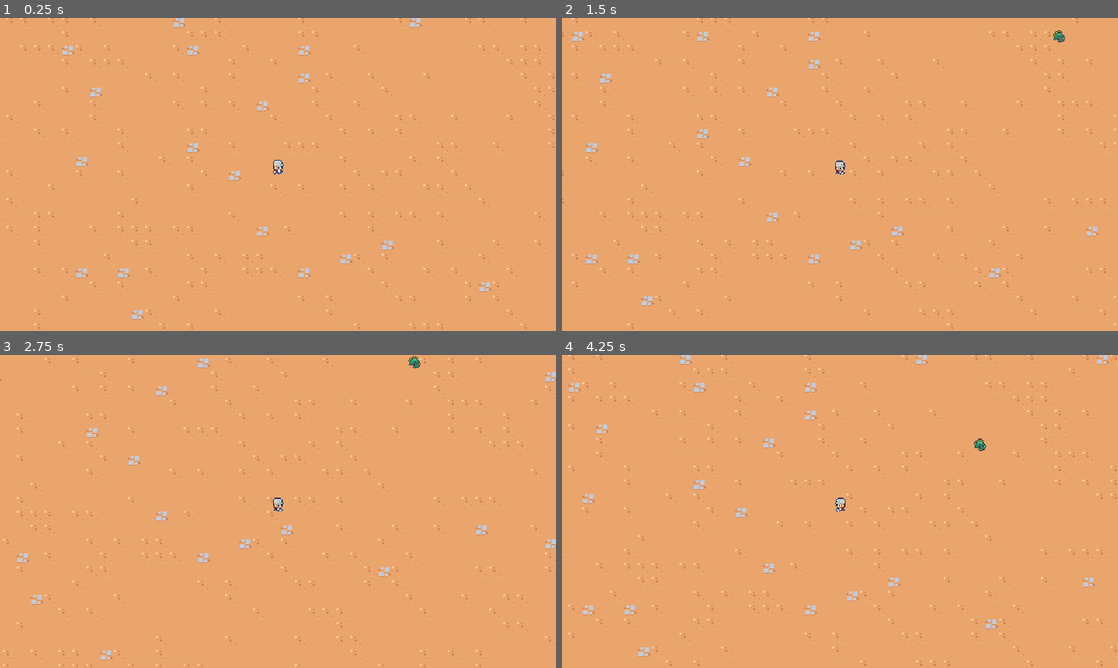
Above: before the commit, frames 1-4 (two rows, left to right).
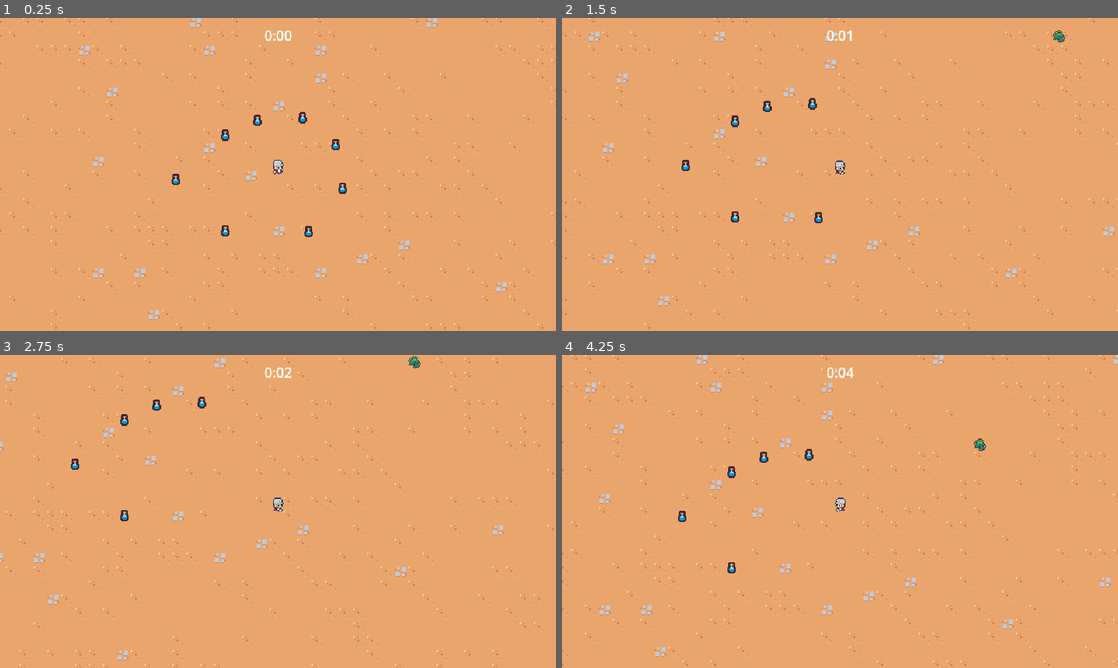
Above: after the commit, the same moments.

Repository: vhtargino/alien-cafe-project
Game: Godot game, scene res://scenes/main/main.tscn
The game is run twice, just before and just after one commit, with the same random seed, the same clock (stepped at 60 frames per second) and the same inputs.
Inputs:
- Up to frame 1 (0.25 s): no input
- Up to frame 2 (1.5 s): tap Enter at 0.5 s; hold D (move_right) 0.53-1.28 s; hold S (move_down) from 1.28 s (still down)
- Up to frame 3 (2.75 s): release S (move_down) at 2.03 s; hold D (move_right) from 2.03 s (still down)
- Up to frame 4 (4.25 s): release D (move_right) at 2.78 s; hold W (move_up) 2.78-3.53 s; hold A (move_left) from 3.53 s (still down)

The runs differ from the first frame. In frame 1, 4.5% of the frame differs, in the area x 0-100%, y 0-100%; in frame 2, 4.2%; in frame 3, 3.9%; in frame 4, 4.5%.

Commit message:
Implementação de arma e experiência

Diff:
--- a/project.godot
+++ b/project.godot
@@ -12,9 +12,13 @@
 
 config/name="2DSurvivorsCourse"
 run/main_scene="res://scenes/main/main.tscn"
-config/features=PackedStringArray("4.3", "GL Compatibility")
+config/features=PackedStringArray("4.4", "GL Compatibility")
 run/max_fps=60
 config/icon="res://icon.svg"
+
+[autoload]
+
+GameEvents="*res://scenes/autoload/game_events.tscn"
 
 [display]
 
@@ -56,9 +60,11 @@
 2d_physics/layer_1="Terrain"
 2d_physics/layer_2="Player"
 2d_physics/layer_3="Enemy"
+2d_physics/layer_5="PlayerPickup"
 
 [rendering]
 
 textures/canvas_textures/default_texture_filter=0
 renderer/rendering_method="gl_compatibility"
 renderer/rendering_method.mobile="gl_compatibility"
+2d/snap/snap_2d_transforms_to_pixel=true
--- a/resources/main_char_sprites.tres
+++ b/resources/main_char_sprites.tres
@@ -1,6 +1,6 @@
 [gd_resource type="SpriteFrames" load_steps=5 format=3 uid="uid://dagtd40gw1ynx"]
 
-[ext_resource type="Texture2D" uid="uid://domuau8dcph1w" path="res://scenes/player/sprite-sheet-joe-ebaristo.png" id="1_aniqh"]
+[ext_resource type="Texture2D" uid="uid://domuau8dcph1w" path="res://scenes/game_object/player/sprite-sheet-joe-ebaristo.png" id="1_aniqh"]
 
 [sub_resource type="AtlasTexture" id="AtlasTexture_b7uy3"]
 atlas = ExtResource("1_aniqh")
--- a/scenes/ability/sword_ability/sword_ability.tscn
+++ b/scenes/ability/sword_ability/sword_ability.tscn
@@ -98,8 +98,8 @@
 
 [sub_resource type="AnimationLibrary" id="AnimationLibrary_emvoa"]
 _data = {
-"RESET": SubResource("Animation_rt8lm"),
-"swing": SubResource("Animation_8siol")
+&"RESET": SubResource("Animation_rt8lm"),
+&"swing": SubResource("Animation_8siol")
 }
 
 [sub_resource type="RectangleShape2D" id="RectangleShape2D_ungnb"]
@@ -109,18 +109,16 @@
 
 [node name="AnimationPlayer" type="AnimationPlayer" parent="."]
 libraries = {
-"": SubResource("AnimationLibrary_emvoa")
+&"": SubResource("AnimationLibrary_emvoa")
 }
 autoplay = "swing"
 
 [node name="Sprite2D" type="Sprite2D" parent="."]
-position = Vector2(-12, 0)
 texture = ExtResource("1_qpm16")
 offset = Vector2(0, -4)
 flip_h = true
 
 [node name="Area2D" type="Area2D" parent="."]
-position = Vector2(-12, 0)
 collision_layer = 4
 collision_mask = 0
 
--- a/scenes/ability/sword_ability_controller/sword_ability_controller.gd
+++ b/scenes/ability/sword_ability_controller/sword_ability_controller.gd
@@ -31,3 +31,7 @@
 	var sword_instance = sword_ability.instantiate() as Node2D
 	player.get_parent().add_child(sword_instance, false, Node.INTERNAL_MODE_FRONT)
 	sword_instance.global_position = enemies[0].global_position
+	sword_instance.global_position += Vector2.RIGHT.rotated(randf_range(0, TAU)) * 4
+
+	var enemy_direction = enemies[0].global_position - sword_instance.global_position
+	sword_instance.rotation = enemy_direction.angle()
--- /dev/null
+++ b/scenes/autoload/game_events.gd
@@ -0,0 +1,7 @@
+extends Node
+
+signal experience_vial_collected(number: float)
+
+
+func emit_experience_vial_collected(number: float):
+	experience_vial_collected.emit(number)
--- /dev/null
+++ b/scenes/autoload/game_events.tscn
@@ -0,0 +1,6 @@
+[gd_scene load_steps=2 format=3 uid="uid://dapvj6irbxw0f"]
+
+[ext_resource type="Script" uid="uid://cw6yhmg1m7u35" path="res://scenes/autoload/game_events.gd" id="1_4uhj7"]
+
+[node name="GameEvents" type="Node"]
+script = ExtResource("1_4uhj7")
--- a/scenes/basic_enemy/basic_enemy.gd
+++ b/scenes/game_object/basic_enemy/basic_enemy.gd
@@ -4,7 +4,7 @@
 
 # Called when the node enters the scene tree for the first time.
 func _ready() -> void:
-	$Area2D.area_entered.connect(on_area_entered)
+	%Area2D.area_entered.connect(on_area_entered)
 
 
 # Called every frame. 'delta' is the elapsed time since the previous frame.
@@ -20,14 +20,14 @@
 		var enemy_position = (player_node.global_position - global_position).normalized()
 
 		if global_position.x < player_node.global_position.x:
-			$Sprite2D.flip_h = true
+			%Sprite2D.flip_h = true
 		else:
-			$Sprite2D.flip_h = false
+			%Sprite2D.flip_h = false
 
 		return enemy_position
 
 	return Vector2.ZERO
 
 
-func on_area_entered(other_area: Area2D):
+func on_area_entered(_other_area: Area2D):
 	queue_free()
--- a/scenes/basic_enemy/basic_enemy.tscn
+++ b/scenes/game_object/basic_enemy/basic_enemy.tscn
@@ -1,7 +1,7 @@
 [gd_scene load_steps=5 format=3 uid="uid://c2cxbvdjdb13f"]
 
-[ext_resource type="Script" path="res://scenes/basic_enemy/basic_enemy.gd" id="1_4fs2a"]
-[ext_resource type="Texture2D" uid="uid://q7kvkx04s6xo" path="res://scenes/basic_enemy/alien_rat.png" id="2_8bf31"]
+[ext_resource type="Script" uid="uid://cmln5yerbagin" path="res://scenes/game_object/basic_enemy/basic_enemy.gd" id="1_4fs2a"]
+[ext_resource type="Texture2D" uid="uid://q7kvkx04s6xo" path="res://scenes/game_object/basic_enemy/alien_rat.png" id="2_8bf31"]
 
 [sub_resource type="CircleShape2D" id="CircleShape2D_k60gc"]
 radius = 12.0
@@ -17,12 +17,16 @@
 script = ExtResource("1_4fs2a")
 
 [node name="Area2D" type="Area2D" parent="."]
+unique_name_in_owner = true
+collision_layer = 0
+collision_mask = 4
 
 [node name="CollisionShape2D" type="CollisionShape2D" parent="Area2D"]
 position = Vector2(0, -4)
 shape = SubResource("CircleShape2D_k60gc")
 
 [node name="Sprite2D" type="Sprite2D" parent="."]
+unique_name_in_owner = true
 texture = ExtResource("2_8bf31")
 offset = Vector2(0, -4)
 
--- /dev/null
+++ b/scenes/game_object/experience_vial/experience_vial.gd
@@ -0,0 +1,10 @@
+extends Node2D
+
+
+func _ready():
+	$Area2D.area_entered.connect(on_area_entered)
+
+
+func on_area_entered(other_area: Area2D):
+	GameEvents.emit_experience_vial_collected(1)
+	queue_free()
--- /dev/null
+++ b/scenes/game_object/experience_vial/experience_vial.tscn
@@ -0,0 +1,19 @@
+[gd_scene load_steps=4 format=3 uid="uid://cqgai4difc1sx"]
+
+[ext_resource type="Script" uid="uid://cvl7hv7nb8ool" path="res://scenes/game_object/experience_vial/experience_vial.gd" id="1_jmuu1"]
+[ext_resource type="Texture2D" uid="uid://dfq2s5u7p65he" path="res://scenes/game_object/experience_vial/experiente_vial.png" id="1_krkhv"]
+
+[sub_resource type="CircleShape2D" id="CircleShape2D_jmuu1"]
+
+[node name="ExperienceVial" type="Node2D"]
+script = ExtResource("1_jmuu1")
+
+[node name="Area2D" type="Area2D" parent="."]
+collision_layer = 0
+collision_mask = 16
+
+[node name="CollisionShape2D" type="CollisionShape2D" parent="Area2D"]
+shape = SubResource("CircleShape2D_jmuu1")
+
+[node name="Sprite2D" type="Sprite2D" parent="."]
+texture = ExtResource("1_krkhv")
--- a/scenes/game_camera/game_camera.tscn
+++ b/scenes/game_object/game_camera/game_camera.tscn
@@ -1,6 +1,6 @@
 [gd_scene load_steps=2 format=3 uid="uid://c4is7u538gdfk"]
 
-[ext_resource type="Script" path="res://scenes/game_camera/game_camera.gd" id="1_ohq2f"]
+[ext_resource type="Script" uid="uid://g7pcj0wqe8jm" path="res://scenes/game_object/game_camera/game_camera.gd" id="1_ohq2f"]
 
 [node name="GameCamera" type="Camera2D"]
 script = ExtResource("1_ohq2f")
--- a/scenes/player/player.gd
+++ b/scenes/game_object/player/player.gd
@@ -5,7 +5,7 @@
 #var horizontal_queue = []
 #var vertical_queue = []
 
-@onready var sprite = $AnimatedSprite2D
+#@onready var sprite = $AnimatedSprite2D
 
 func _process(_delta: float) -> void:
 	var movement_vector = get_movement_vector()
@@ -18,14 +18,14 @@
 	var y_movement = Input.get_action_strength("move_down") - Input.get_action_strength("move_up")
 
 	if Input.is_action_pressed("move_left") or Input.is_action_pressed("move_right") or Input.is_action_pressed("move_up") or Input.is_action_pressed("move_down"):
-		sprite.play("player_walk")
+		%PlayerSprite.play("player_walk")
 	else:
-		sprite.play("player_idle")
+		%PlayerSprite.play("player_idle")
 
 	if Input.is_action_pressed("move_left"):
-		sprite.flip_h = true
+		%PlayerSprite.flip_h = true
 	if Input.is_action_pressed("move_right"):
-		sprite.flip_h = false
+		%PlayerSprite.flip_h = false
 
 	return Vector2(x_movement, y_movement)
 
--- a/scenes/player/player.tscn
+++ b/scenes/game_object/player/player.tscn
@@ -1,8 +1,11 @@
-[gd_scene load_steps=5 format=3 uid="uid://duy34q0exwehe"]
+[gd_scene load_steps=6 format=3 uid="uid://duy34q0exwehe"]
 
-[ext_resource type="Script" path="res://scenes/player/player.gd" id="1_chboc"]
+[ext_resource type="Script" uid="uid://dxlfrc1brodwd" path="res://scenes/game_object/player/player.gd" id="1_chboc"]
 [ext_resource type="PackedScene" uid="uid://hhx6iyx5cxh" path="res://scenes/ability/sword_ability_controller/sword_ability_controller.tscn" id="2_h7tiq"]
 [ext_resource type="SpriteFrames" uid="uid://dagtd40gw1ynx" path="res://resources/main_char_sprites.tres" id="2_vs77x"]
+
+[sub_resource type="CircleShape2D" id="CircleShape2D_s3670"]
+radius = 32.0
 
 [sub_resource type="CircleShape2D" id="CircleShape2D_5y8wb"]
 radius = 5.0
@@ -18,7 +21,16 @@
 
 [node name="SwordAbilityController" parent="AbilityManager" instance=ExtResource("2_h7tiq")]
 
-[node name="AnimatedSprite2D" type="AnimatedSprite2D" parent="."]
+[node name="Area2D" type="Area2D" parent="."]
+position = Vector2(0, -5)
+collision_layer = 16
+collision_mask = 0
+
+[node name="CollisionShape2D" type="CollisionShape2D" parent="Area2D"]
+shape = SubResource("CircleShape2D_s3670")
+
+[node name="PlayerSprite" type="AnimatedSprite2D" parent="."]
+unique_name_in_owner = true
 sprite_frames = ExtResource("2_vs77x")
 animation = &"player_walk"
 offset = Vector2(0, -10)
--- a/scenes/main/main.tscn
+++ b/scenes/main/main.tscn
@@ -1,11 +1,19 @@
-[gd_scene load_steps=4 format=4 uid="uid://c6vego054goa6"]
+[gd_scene load_steps=7 format=4 uid="uid://c6vego054goa6"]
 
-[ext_resource type="PackedScene" uid="uid://e4jpc4yocvno" path="res://scenes/manager/enemy_manager.tscn" id="1_bu345"]
-[ext_resource type="PackedScene" uid="uid://duy34q0exwehe" path="res://scenes/player/player.tscn" id="1_epw2h"]
+[ext_resource type="PackedScene" uid="uid://e4jpc4yocvno" path="res://scenes/manager/enemy_manager/enemy_manager.tscn" id="1_bu345"]
+[ext_resource type="PackedScene" uid="uid://duy34q0exwehe" path="res://scenes/game_object/player/player.tscn" id="1_epw2h"]
 [ext_resource type="TileSet" uid="uid://cjus4s76be4k4" path="res://resources/tileset.tres" id="1_ofl7a"]
+[ext_resource type="PackedScene" uid="uid://om3dwg1ecqln" path="res://scenes/manager/arena_time_manager/arena_time_manager.tscn" id="2_6q06x"]
+[ext_resource type="PackedScene" uid="uid://cgo6p22slx0sn" path="res://scenes/ui/arena_time_ui.tscn" id="4_l3cfh"]
+[ext_resource type="PackedScene" uid="uid://cqgai4difc1sx" path="res://scenes/game_object/experience_vial/experience_vial.tscn" id="6_ow5a4"]
 
 [node name="Main" type="Node2D"]
 y_sort_enabled = true
+
+[node name="ArenaTimeUI" parent="." node_paths=PackedStringArray("arena_time_manager") instance=ExtResource("4_l3cfh")]
+arena_time_manager = NodePath("../ArenaTimeManager")
+
+[node name="ArenaTimeManager" parent="." instance=ExtResource("2_6q06x")]
 
 [node name="EnemyManager" parent="." instance=ExtResource("1_bu345")]
 
@@ -15,4 +23,28 @@
 tile_set = ExtResource("1_ofl7a")
 
 [node name="Player" parent="." instance=ExtResource("1_epw2h")]
-position = Vector2(1019, 729)
+position = Vector2(1000, 729)
+
+[node name="ExperienceVial" parent="." instance=ExtResource("6_ow5a4")]
+position = Vector2(939, 683)
+
+[node name="ExperienceVial2" parent="." instance=ExtResource("6_ow5a4")]
+position = Vector2(976, 666)
+
+[node name="ExperienceVial3" parent="." instance=ExtResource("6_ow5a4")]
+position = Vector2(1028, 663)
+
+[node name="ExperienceVial4" parent="." instance=ExtResource("6_ow5a4")]
+position = Vector2(1066, 694)
+
+[node name="ExperienceVial5" parent="." instance=ExtResource("6_ow5a4")]
+position = Vector2(1074, 744)
+
+[node name="ExperienceVial6" parent="." instance=ExtResource("6_ow5a4")]
+position = Vector2(1035, 794)
+
+[node name="ExperienceVial7" parent="." instance=ExtResource("6_ow5a4")]
+position = Vector2(939, 793)
+
+[node name="ExperienceVial8" parent="." instance=ExtResource("6_ow5a4")]
+position = Vector2(882, 734)
--- /dev/null
+++ b/scenes/manager/arena_time_manager/arena_time_manager.gd
@@ -0,0 +1,7 @@
+extends Node
+
+@onready var timer = $Timer
+
+
+func get_time_elapsed():
+	return timer.wait_time - timer.time_left
--- /dev/null
+++ b/scenes/manager/arena_time_manager/arena_time_manager.tscn
@@ -0,0 +1,11 @@
+[gd_scene load_steps=2 format=3 uid="uid://om3dwg1ecqln"]
+
+[ext_resource type="Script" uid="uid://bbfutfs4fsllj" path="res://scenes/manager/arena_time_manager/arena_time_manager.gd" id="1_h76kk"]
+
+[node name="ArenaTimeManager" type="Node"]
+script = ExtResource("1_h76kk")
+
+[node name="Timer" type="Timer" parent="."]
+wait_time = 600.0
+one_shot = true
+autostart = true
--- a/scenes/manager/enemy_manager.tscn
+++ /dev/null
@@ -1,11 +0,0 @@
-[gd_scene load_steps=3 format=3 uid="uid://e4jpc4yocvno"]
-
-[ext_resource type="Script" path="res://scenes/manager/enemy_manager.gd" id="1_wuxup"]
-[ext_resource type="PackedScene" uid="uid://c2cxbvdjdb13f" path="res://scenes/basic_enemy/basic_enemy.tscn" id="2_as4mo"]
-
-[node name="EnemyManager" type="Node"]
-script = ExtResource("1_wuxup")
-basic_enemy_scene = ExtResource("2_as4mo")
-
-[node name="Timer" type="Timer" parent="."]
-autostart = true
--- /dev/null
+++ b/scenes/manager/enemy_manager/enemy_manager.tscn
@@ -0,0 +1,11 @@
+[gd_scene load_steps=3 format=3 uid="uid://e4jpc4yocvno"]
+
+[ext_resource type="Script" uid="uid://cv2eaoy58prdf" path="res://scenes/manager/enemy_manager/enemy_manager.gd" id="1_wuxup"]
+[ext_resource type="PackedScene" uid="uid://c2cxbvdjdb13f" path="res://scenes/game_object/basic_enemy/basic_enemy.tscn" id="2_as4mo"]
+
+[node name="EnemyManager" type="Node"]
+script = ExtResource("1_wuxup")
+basic_enemy_scene = ExtResource("2_as4mo")
+
+[node name="Timer" type="Timer" parent="."]
+autostart = true
--- /dev/null
+++ b/scenes/manager/experience_manager/experience_manager.gd
@@ -0,0 +1,17 @@
+extends Node
+
+var current_experience: float = 0
+
+
+func _ready():
+	GameEvents.experience_vial_collected.connect(on_experience_vial_collected)
+
+
+func increment_experience(number: float):
+	current_experience += number
+	print(current_experience)
+
+
+func on_experience_vial_collected(number: float):
+	increment_experience(number)
+	print("executou?")
--- /dev/null
+++ b/scenes/manager/experience_manager/experience_manager.tscn
@@ -0,0 +1,6 @@
+[gd_scene load_steps=2 format=3 uid="uid://dtlqrknqemekh"]
+
+[ext_resource type="Script" uid="uid://dtdogvvfecrh7" path="res://scenes/manager/experience_manager/experience_manager.gd" id="1_fw4ds"]
+
+[node name="ExperienceManager" type="Node"]
+script = ExtResource("1_fw4ds")
--- /dev/null
+++ b/scenes/ui/arena_time_ui.gd
@@ -0,0 +1,16 @@
+extends CanvasLayer
+
+@export var arena_time_manager: Node
+@onready var label = %Label
+
+func _process(delta):
+	if arena_time_manager == null:
+		return
+	var time_elapsed = arena_time_manager.get_time_elapsed()
+	label.text = format_seconds_to_string(time_elapsed)
+
+
+func format_seconds_to_string(seconds: float):
+	var minutes = int(seconds / 60)
+	var remaining_seconds = int(seconds - (minutes * 60))
+	return str(minutes) + ":" + ("%02d" % (remaining_seconds))
--- /dev/null
+++ b/scenes/ui/arena_time_ui.tscn
@@ -0,0 +1,22 @@
+[gd_scene load_steps=2 format=3 uid="uid://cgo6p22slx0sn"]
+
+[ext_resource type="Script" uid="uid://sqchc7haln2s" path="res://scenes/ui/arena_time_ui.gd" id="1_oa7xr"]
+
+[node name="ArenaTimeUI" type="CanvasLayer"]
+script = ExtResource("1_oa7xr")
+
+[node name="MarginContainer" type="MarginContainer" parent="."]
+anchors_preset = 15
+anchor_right = 1.0
+anchor_bottom = 1.0
+grow_horizontal = 2
+grow_vertical = 2
+mouse_filter = 2
+theme_override_constants/margin_top = 8
+
+[node name="Label" type="Label" parent="MarginContainer"]
+unique_name_in_owner = true
+layout_mode = 2
+size_flags_horizontal = 4
+size_flags_vertical = 0
+text = "test"
Not shown, added: export_presets.cfg
Not shown, added: scenes/ability/sword_ability_controller/sword_ability_controller.gd.uid
Not shown: 1 places in scenes/ability/sword_ability_controller/sword_ability_controller.tscn that only renumber resources
Not shown, added: scenes/autoload/game_events.gd.uid
Renamed: scenes/basic_enemy/alien_rat.png -> scenes/game_object/basic_enemy/alien_rat.png
Not shown, changed: scenes/game_object/basic_enemy/alien_rat.png.import
Renamed: scenes/basic_enemy/alien_spider.png -> scenes/game_object/basic_enemy/alien_spider.png
Not shown, changed: scenes/game_object/basic_enemy/alien_spider.png.import
Not shown, added: scenes/game_object/basic_enemy/basic_enemy.gd.uid
Renamed: scenes/basic_enemy/basic_enemy.png -> scenes/game_object/basic_enemy/basic_enemy.png
Not shown, changed: scenes/game_object/basic_enemy/basic_enemy.png.import
Not shown, added: scenes/game_object/experience_vial/experience_vial.gd.uid
(and 16 more such lines)
